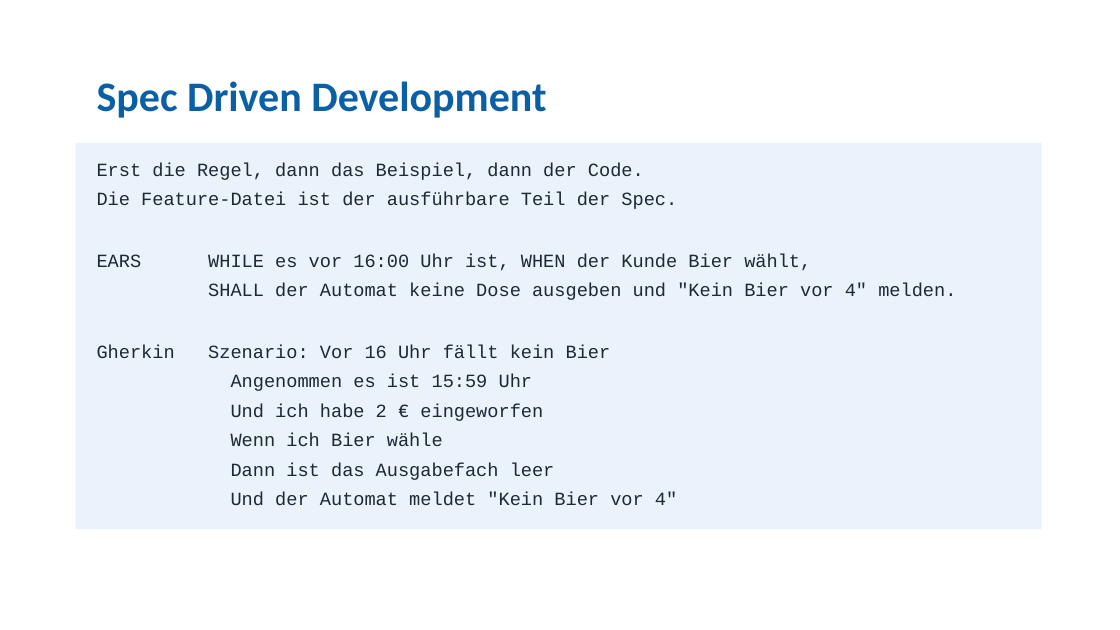
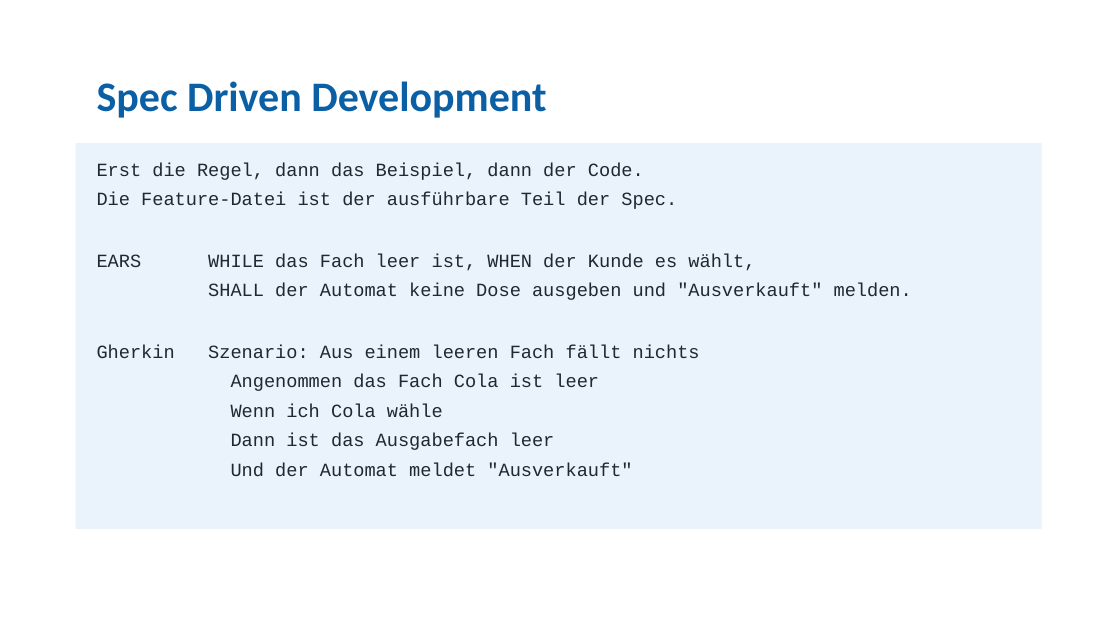
Before and after one commit to sharpsharp-ai/VendingMachine2026-opencode, a slide deck: slide 8 of folien/folien.pptx. Drawn at 1120x630 pixels with LibreOffice and Linux fonts; fonts in the diff are those of the drawing. Boxes give left, top, right and bottom in pixels: in the first picture for what was removed or moved away, otherwise in the second. Text is boxed around its words. In the diff, an @@ line names an element or a change of style, - is before the commit and + after.

```diff
--- a/folien/folien.pptx
+++ b/folien/folien.pptx
@@ text in rectangle at bbox=[97, 254, 912, 417]: text changed @@
-EARS WHILE es vor 16:00 Uhr ist, WHEN der Kunde Bier wählt,
-SHALL der Automat keine Dose ausgeben und "Kein Bier vor 4" melden.
-Gherkin Szenario: Vor 16 Uhr fällt kein Bier
-Angenommen es ist 15:59 Uhr
-Und ich habe 2 € eingeworfen
-Wenn ich Bier wähle
+EARS WHILE das Fach leer ist, WHEN der Kunde es wählt,
+SHALL der Automat keine Dose ausgeben und "Ausverkauft" melden.
+Gherkin Szenario: Aus einem leeren Fach fällt nichts
+Angenommen das Fach Cola ist leer
+Wenn ich Cola wähle
@@ text in rectangle at bbox=[231, 463, 632, 477]: text changed @@
-Und der Automat meldet "Kein Bier vor 4"
+Und der Automat meldet "Ausverkauft"
```
Also in this commit, not shown: 14 other files.
